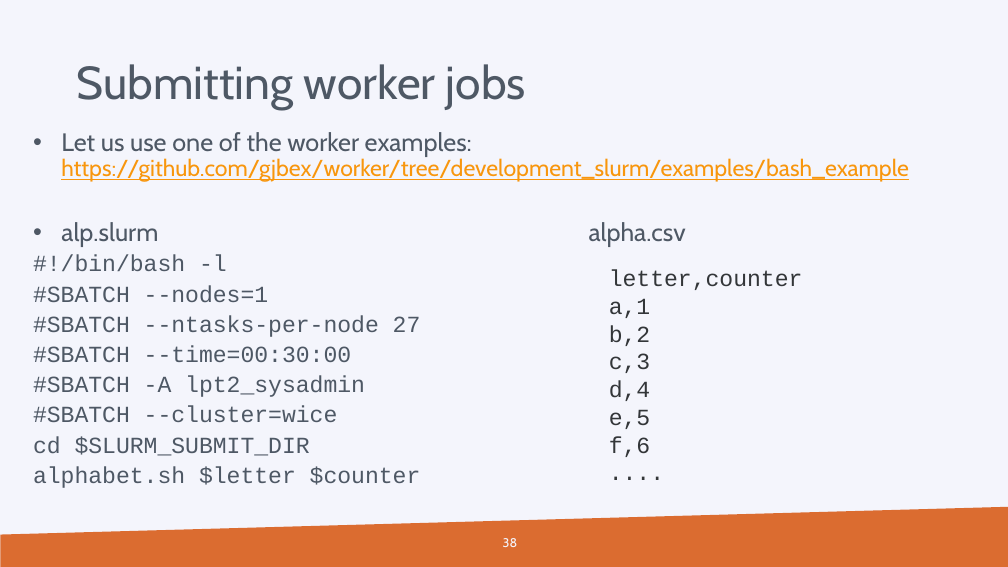
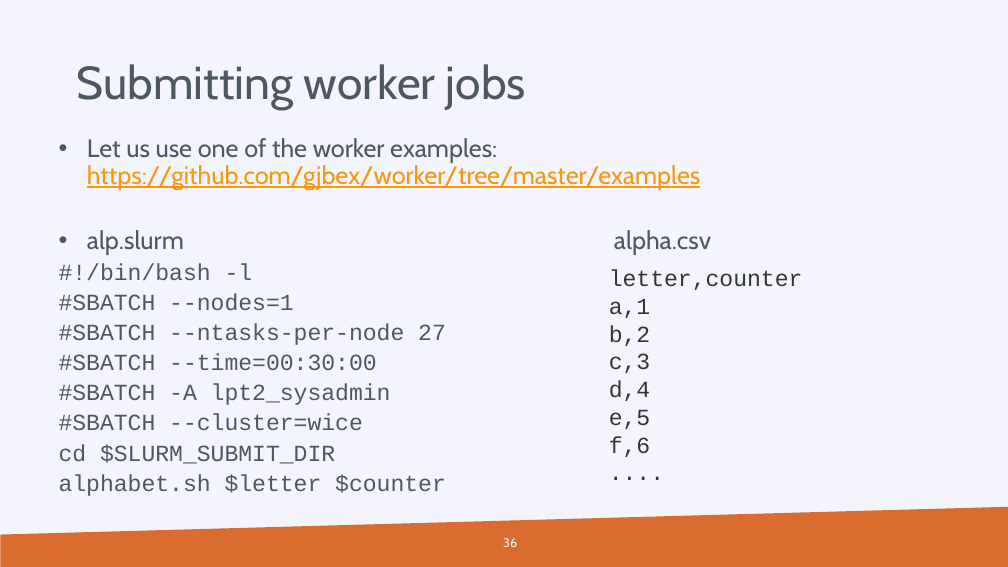
Before and after one commit to hpcleuven/Slurm-lunchbox, a slide deck: slide 36 of Slurm_Lunchbox.pptx (slide 38 before the commit). Drawn at 1008x567 pixels with LibreOffice and Linux fonts; fonts in the diff are those of the drawing; background and template pictures are left out. Boxes give left, top, right and bottom in pixels: in the first picture for what was removed or moved away, otherwise in the second. Text is boxed around its words. In the diff, an @@ line names an element or a change of style, - is before the commit and + after.

```diff
--- a/Slurm_Lunchbox.pptx
+++ b/Slurm_Lunchbox.pptx
@@ text "Let us use one of ..." moved from (x1=33, y1=132, x2=909, y2=488) to (x1=59, y1=138, x2=711, y2=496) @@
@@ text at (x1=87, y1=138, x2=700, y2=190): text changed; size 22 to 24 pt @@
-  • Let us use one of the worker examples: https://github.com/gjbex/worker/tree/development_slurm/examples/bash_example
+  • Let us use one of the worker examples: https://github.com/gjbex/worker/tree/master/examples
@@ page number at (x1=503, y1=538, x2=517, y2=547): text changed @@
-38
+36
```
Also in this commit, not shown: 4 other slides changed, 2 slides removed.
